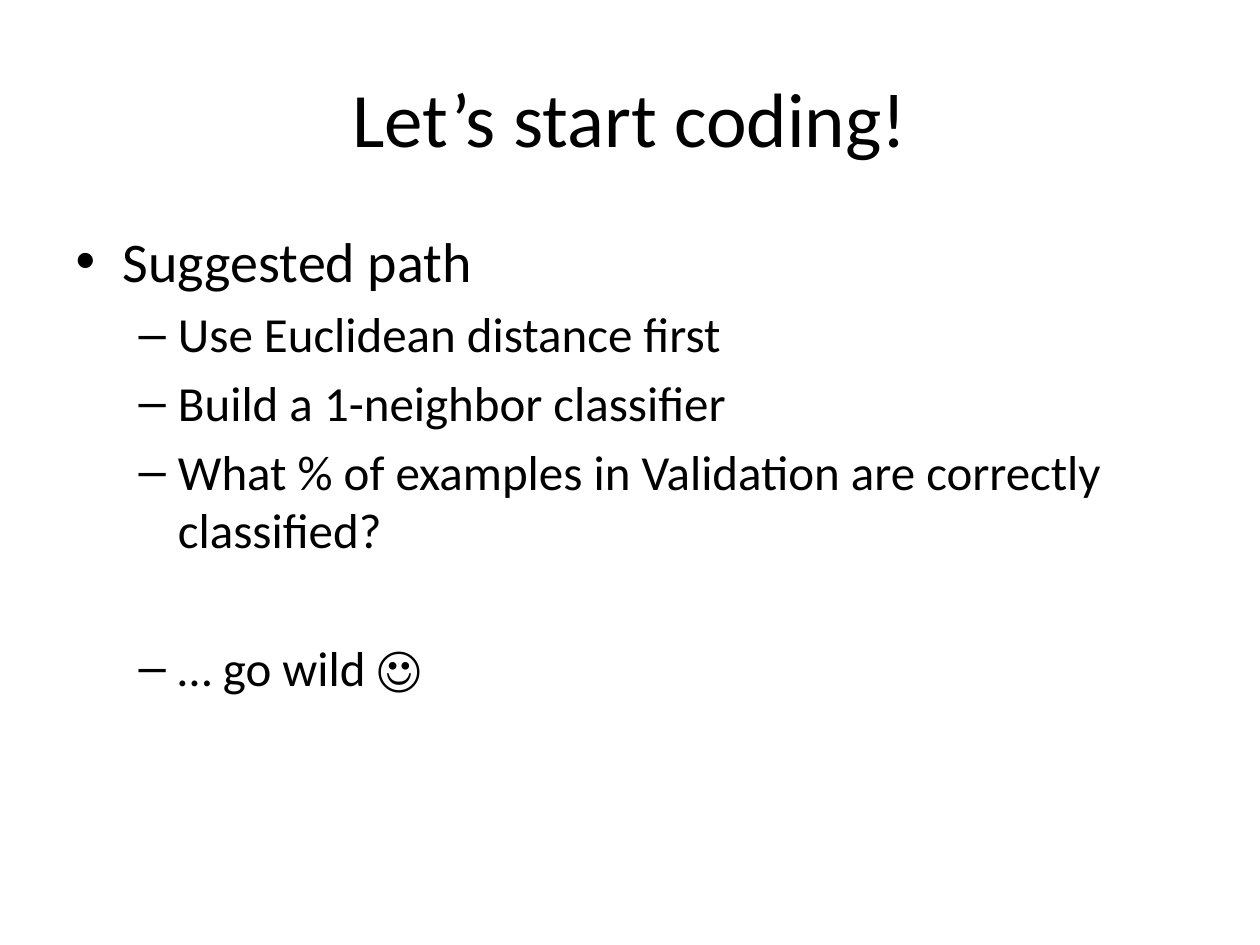
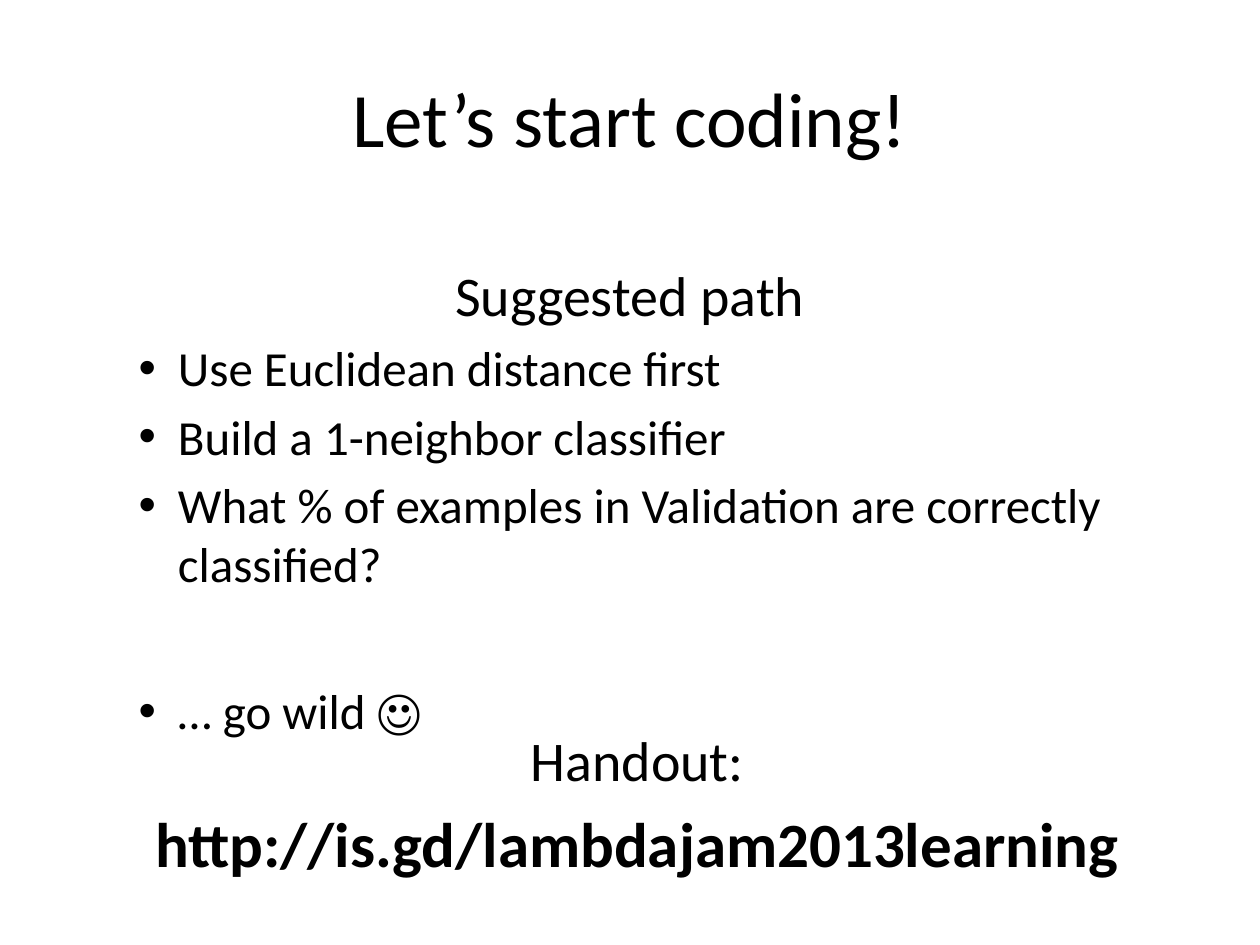
Before and after one commit to strangeloop/lambdajam2013, a slide deck: slide 18 of jams/learning/Machine Learning Jam.pptx (slide 17 before the commit). Drawn at 1260x945 pixels with LibreOffice and Linux fonts; fonts in the diff are those of the drawing. Boxes give left, top, right and bottom in pixels: in the first picture for what was removed or moved away, otherwise in the second. Text is boxed around its words. In the diff, an @@ line names an element or a change of style, - is before the commit and + after.

```diff
--- a/jams/learning/Machine Learning Jam.pptx
+++ b/jams/learning/Machine Learning Jam.pptx
@@ text "Suggested path" at (178,277,1100,738): alignment left to centre; bullet • to none; line spacing 1 to 1.5; bullet – to • @@
@@ text added at (155,742,1118,878), 36 pt, text #000000, bold @@
+Handout:
+http://is.gd/lambdajam2013learning
```
Also in this commit, not shown: 15 other slides changed, 4 slides added, 1 slide removed, 1 other file.
